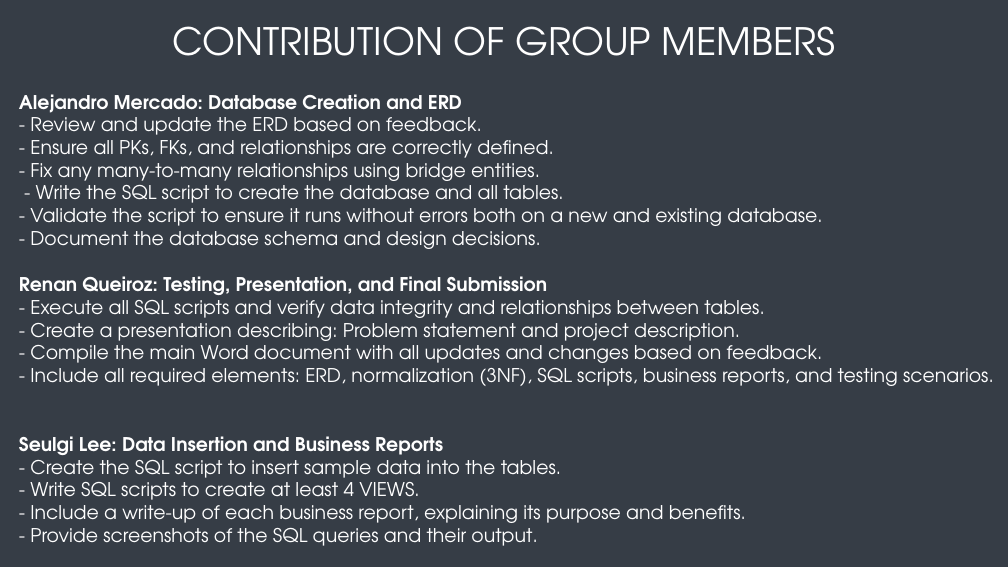
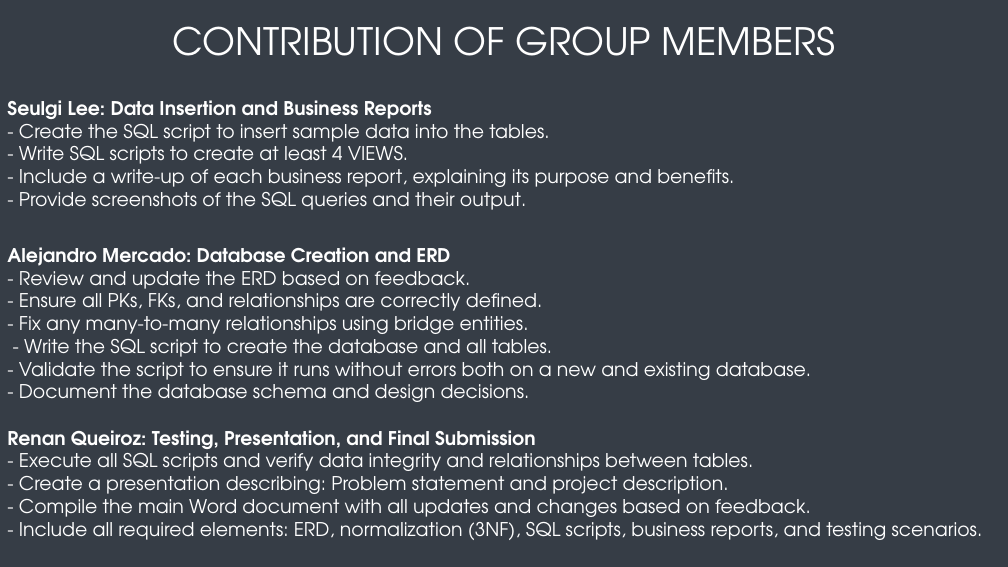
Before and after one commit to RenanAQ/TransferFiles, a slide deck: slide 3 of DBS-Final/DBS211_Presentation_Group4.pptx. Drawn at 1008x567 pixels with LibreOffice and Linux fonts; fonts in the diff are those of the drawing. Boxes give left, top, right and bottom in pixels: in the first picture for what was removed or moved away, otherwise in the second. Text is boxed around its words. In the diff, an @@ line names an element or a change of style, - is before the commit and + after.

Commit message:
updated dbs

```diff
--- a/DBS-Final/DBS211_Presentation_Group4.pptx
+++ b/DBS-Final/DBS211_Presentation_Group4.pptx
@@ text "Seulgi Lee: Data Insertion and ...": place and size @@
-text "Seulgi Lee: Data Insertion and ..." at (19, 436, 746, 546)
+text "Seulgi Lee: Data Insertion and ..." at (7, 100, 734, 210)
@@ text "Alejandro Mercado: Database Creation and ...": place and size @@
-text "Alejandro Mercado: Database Creation and ..." at (19, 94, 822, 249)
+text "Alejandro Mercado: Database Creation and ..." at (7, 247, 811, 402)
@@ text "Renan Queiroz: Testing, Presentation, and ...": place and size @@
-text "Renan Queiroz: Testing, Presentation, and ..." at (19, 276, 994, 386)
+text "Renan Queiroz: Testing, Presentation, and ..." at (7, 430, 983, 540)
```
Also in this commit, not shown: 1 other slide changed, 2 slides added, 2 slides removed.
